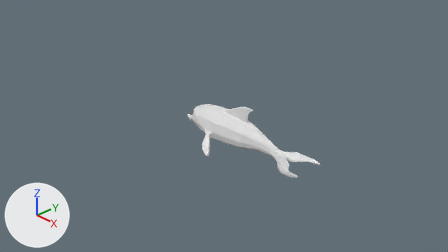
A saved change to the Blender file low poly city/delfino.blend.
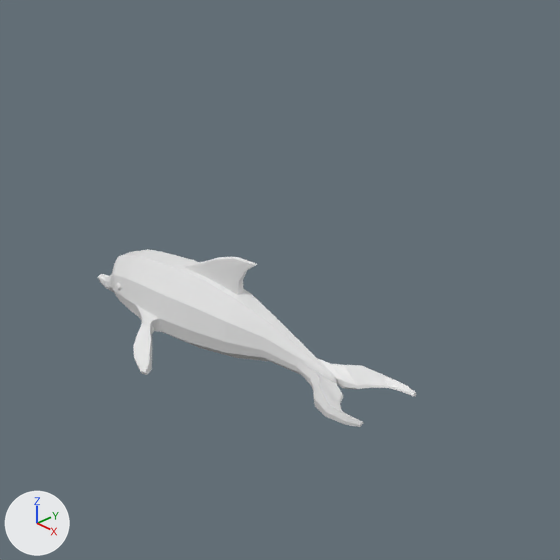
There are two pictures of each version: one from the file's camera 'Camera', one close up on the part from 33% to 85% of the width and 0% to 93% of the height. Every picture has the same lights, and +X, +Y and +Z are marked at lower left.
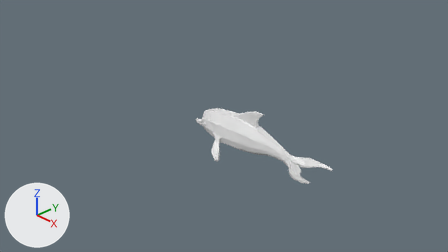
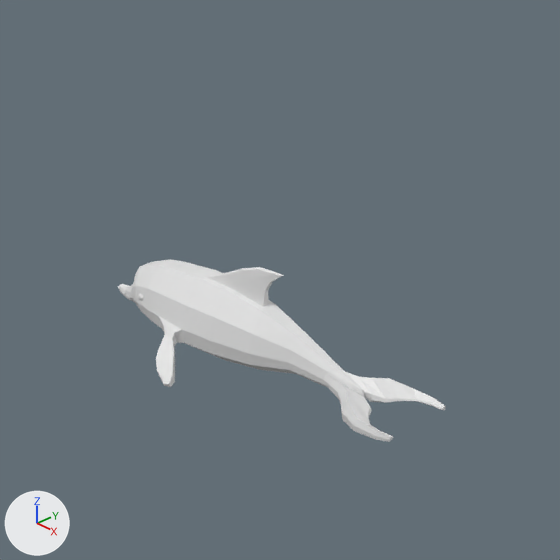
Where the change shows, as pixel boxes (x1, y1, x2, y2) in the close-ups (560 x 560 px):
'Circle', reshaped, moved, modifiers changed: before (98, 250, 416, 427); after (118, 259, 446, 442)
'Icosphere', deleted: before (117, 283, 122, 290)
part 1 of me_circle_001, added: after (123, 259, 446, 410)

What changed in the scene script:
```text
Change me_circle_001:
    used by ob_circle; location = (0.0, 0.0, -0.033); rotation_euler = (0.0, 1.571, 0.0), in degrees (0, 90, 0); scale = (0.306, 0.306, 0.306)
    remove me_circle_001.from_pydata(...)  # 236 vertices, 210 faces; spans x -1.75..1.2, y -1.9..0.01, z -3.29..6.52
    add me_circle_001.from_pydata(...)  # 753 vertices, 1060 faces; spans x -1.75..1.2, y -1.9..1.9, z -3.29..6.52
    me_circle_001 part 1
    193 vertices are added at x -1.74..1.2, y -0.01..1.9, z -3.25..6.52
    210 new faces join them
Change ob_circle:
    ob_circle.location: (0.0, 0.0, -0.033) -> (0.251, 0.0, -0.033)
    remove _m = ob_circle.modifiers.new('Mirror', 'MIRROR')
    remove _m.use_axis = (False, True, False)
    remove _m.use_clip = True
Remove ob_icosphere:
    ob_icosphere = bpy.data.objects.new('Icosphere', me_icosphere)
    ob_icosphere.location = (0.0, 0.0, 0.0)
    ob_icosphere.scale = (0.138, 0.138, 0.138)
    _m = ob_icosphere.modifiers.new('Mirror', 'MIRROR')
    _m.use_axis = (False, True, False)
```
